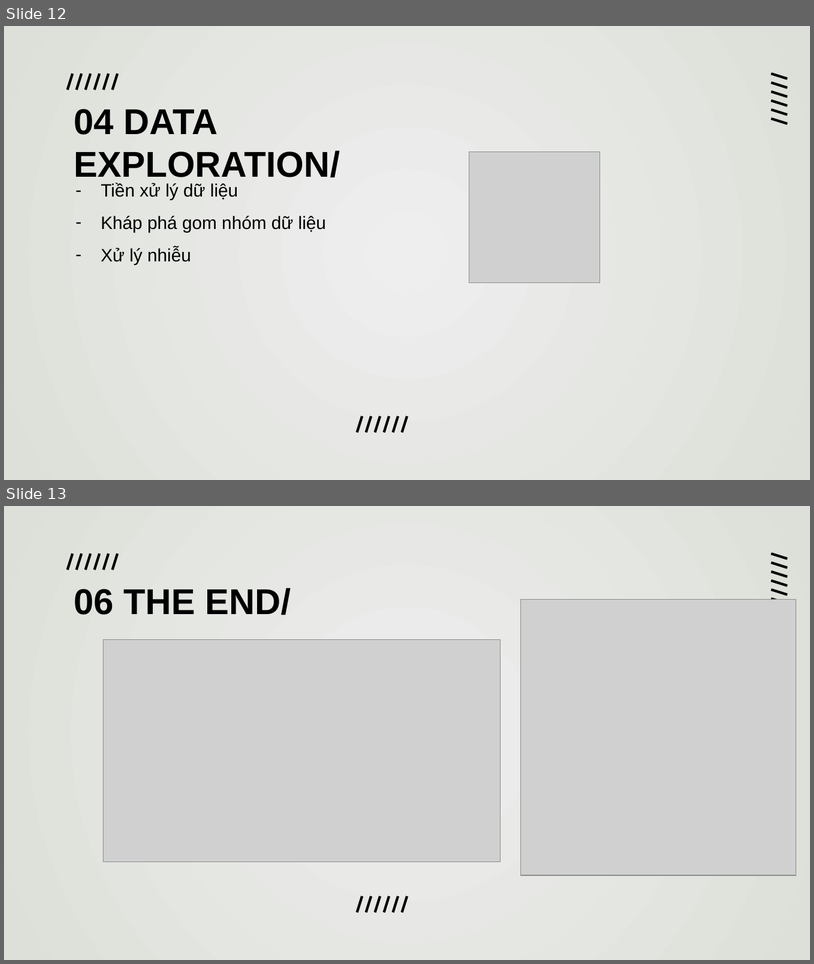
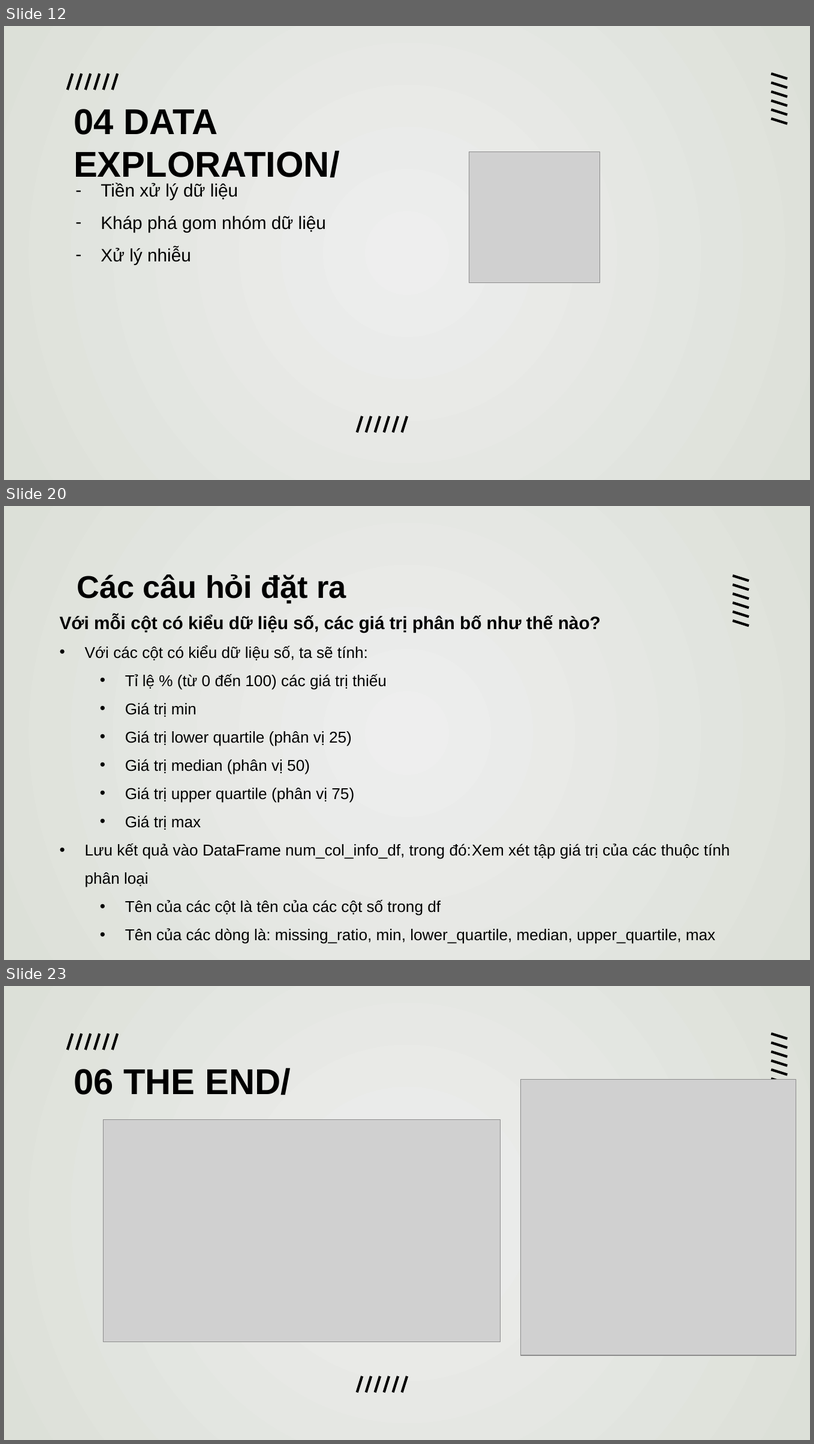
Before and after one commit to duongtanton/NP-KHDL-Gr9, a slide deck: group09.pptx. Shown one above the other, each under a label of ours: slides 12 and 13 before the commit, slides 12, 20 and 23 after it; the slides between them are not shown. The pictures are 814x964 and 814x1444 pixels, drawn with LibreOffice and Linux fonts; fonts in the diff are those of the drawing; grey boxes stand for pictures. Boxes give left, top, right and bottom in pixels: in the first picture for what was removed or moved away, otherwise in the second. Text is boxed around its words. In the diff, an @@ line names an element or a change of style, - is before the commit and + after.

```diff
--- a/group09.pptx
+++ b/group09.pptx
@@ slide 20 added at [4, 506, 810, 960], background gradient #EEEEEE to #DCE0D8 @@
@@ title added at [77, 574, 346, 604], 28 pt, text #000000, bold @@
+Các câu hỏi đặt ra
@@ subtitle added at [60, 615, 731, 943], 14 pt, text #000000 @@
+Với mỗi cột có kiểu dữ liệu số, các giá trị phân bố như thế nào?
+• Với các cột có kiểu dữ liệu số, ta sẽ tính:
+  • Tỉ lệ % (từ 0 đến 100) các giá trị thiếu
+  • Giá trị min
+  • Giá trị lower quartile (phân vị 25)
+  • Giá trị median (phân vị 50)
+  • Giá trị upper quartile (phân vị 75)
+  • Giá trị max
+• Lưu kết quả vào DataFrame num_col_info_df, trong đó:Xem xét tập giá trị của các thuộc tính phân loại
+  • Tên của các cột là tên của các cột số trong df
+  • Tên của các dòng là: missing_ratio, min, lower_quartile, median, upper_quartile, max
@@ group added at [733, 576, 749, 625]: 6 lines @@
@@ what was slide 13 is now slide 23 @@
```
Also in this commit, not shown: 9 other slides added.
